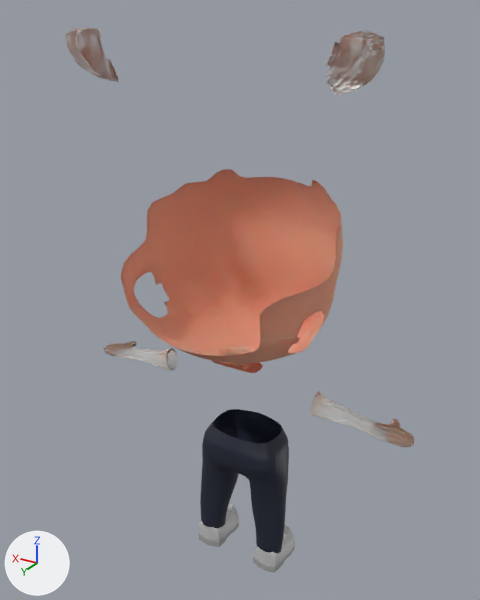
Two versions of the Blender file char.blend, one commit apart.
Camera for both pictures: a 50 mm lens placed at (-2.74, 4.48, 5.08), pointed at (0.05, -0.18, 2.75). Lighting does not change. The marker at lower left points along +X, +Y and +Z.

Names of what the first picture shows: 'Cylinder', 'Pants', 'SHOES.002'.
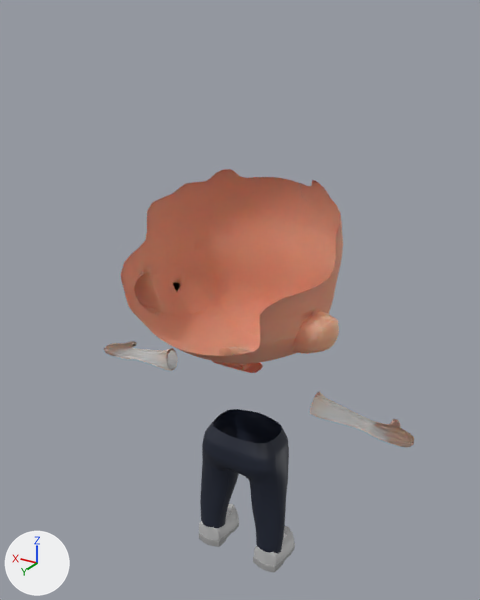
Edits to the bpy script that builds the scene:
```text
Change me_cylinder:
    used by ob_cylinder; location = (0.0, 0.0, 0.0)
    remove me_cylinder.from_pydata(...)  # 1661 vertices, 1300 faces, 12 loose edges; spans x -1.63..1.63, y -0.89..0.73, z 1.84..4.98
    add me_cylinder.from_pydata(...)  # 1416 vertices, 1085 faces, 10 loose edges; spans x -1.63..1.63, y -0.89..0.73, z 1.84..3.8
    me_cylinder part 1: 6 loose pieces with 506 vertices, spanning x -0.85..1.27, y -0.06..0.56, z 2.4..4.98, are deleted
    me_cylinder part 2
    3 vertices are removed from x 0.77..0.8, y -0.05..0.35, z 2.72..2.82
    4 faces are deleted
    2 vertices move from x 0.78..0.83, y 0.19..0.38, z 2.83..2.97 to x 0.77..0.83, y 0.19..0.38, z 2.83..2.97
    267 vertices are added at x 0.68..1.02, y 0.01..0.37, z 2.56..2.97
    5 new vertices lie (0.02, -0.04, -0.01) away from vertices in x 0.88..0.95, y 0.22..0.32, z 2.68..2.86
    3 loose edges are added
    237 new faces join them
```

What differs and where, as boxes [x1, y1, x2, y2] in the pictures (480 x 600 px):
'Cylinder', reshaped (11% narrower, 34% shorter)
    before: [66, 27, 414, 447]
    after: [104, 169, 414, 447]
part 1 of me_cylinder, deleted
    before: [66, 27, 385, 363]
part 2 of me_cylinder, built on
    before: [132, 265, 325, 345]
    after: [132, 265, 339, 354]
